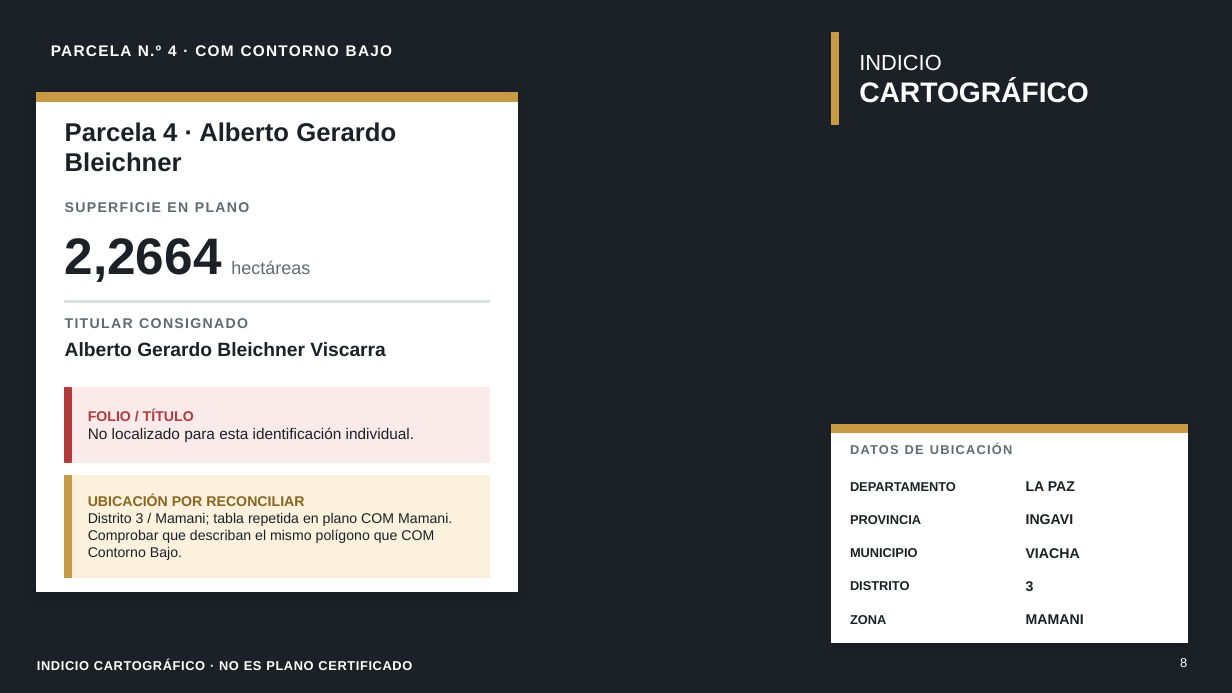
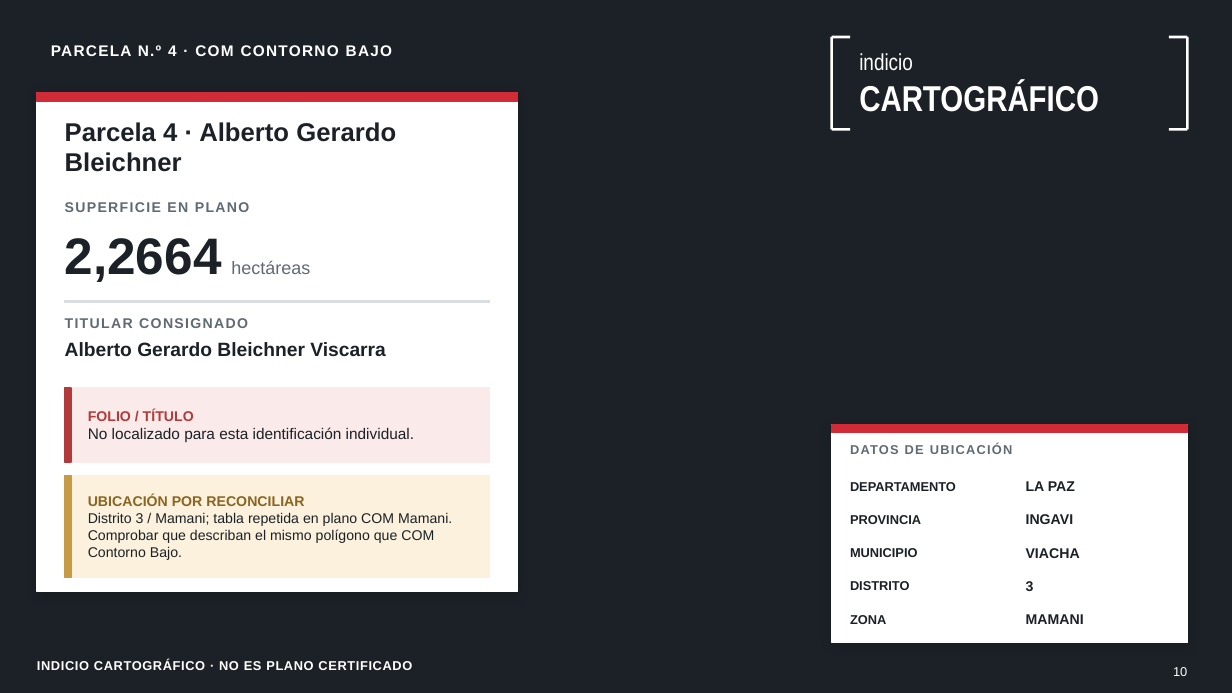
Before and after one commit to hugop1006-cpu/incerpaz-la-gran-obra, a slide deck: slide 10 of Informe_5_Casos_Patrimoniales_Viacha_2026_v2.pptx (slide 8 before the commit). Drawn at 1232x693 pixels with LibreOffice and Linux fonts; fonts in the diff are those of the drawing; background and template pictures are left out. Boxes give left, top, right and bottom in pixels: in the first picture for what was removed or moved away, otherwise in the second. Text is boxed around its words. In the diff, an @@ line names an element or a change of style, - is before the commit and + after.

```diff
--- a/Informe_5_Casos_Patrimoniales_Viacha_2026_v2.pptx
+++ b/Informe_5_Casos_Patrimoniales_Viacha_2026_v2.pptx
@@ rectangle: place and size @@
-rectangle at bbox=[832, 32, 1188, 125]
+rectangle at bbox=[832, 37, 1188, 129]
@@ rectangle removed at bbox=[832, 32, 838, 125] @@
@@ line added from (832, 37) to (832, 129), #FFFFFF 2 pt @@
@@ line added from (832, 37) to (850, 37), #FFFFFF 2 pt @@
@@ text at bbox=[859, 53, 913, 71]: text changed; size 17 to 18 pt; font Arial to Arial Narrow @@
-INDICIO
+indicio
@@ line added from (1169, 37) to (1188, 37), #FFFFFF 2 pt @@
@@ line added from (1188, 37) to (1188, 129), #FFFFFF 2 pt @@
@@ text at bbox=[859, 82, 1099, 112]: size 22 to 28 pt, font Arial to Arial Narrow in "CARTOGRÁFICO" @@
@@ rectangle at bbox=[37, 92, 518, 102]: fill #C79A45 to #D12B38; outline #C79A45 1 pt to #D12B38 1 pt @@
@@ line added from (832, 129) to (850, 129), #FFFFFF 2 pt @@
@@ line added from (1169, 129) to (1188, 129), #FFFFFF 2 pt @@
@@ rectangle at bbox=[832, 425, 1188, 433]: fill #C79A45 to #D12B38; outline #C79A45 1 pt to #D12B38 1 pt @@
@@ page number removed at bbox=[1180, 658, 1187, 667] @@
-8
@@ page number added at bbox=[1173, 667, 1187, 676], 10 pt, text #FFFFFF @@
+10
```
Also in this commit, not shown: 13 other slides changed, 4 slides added.
